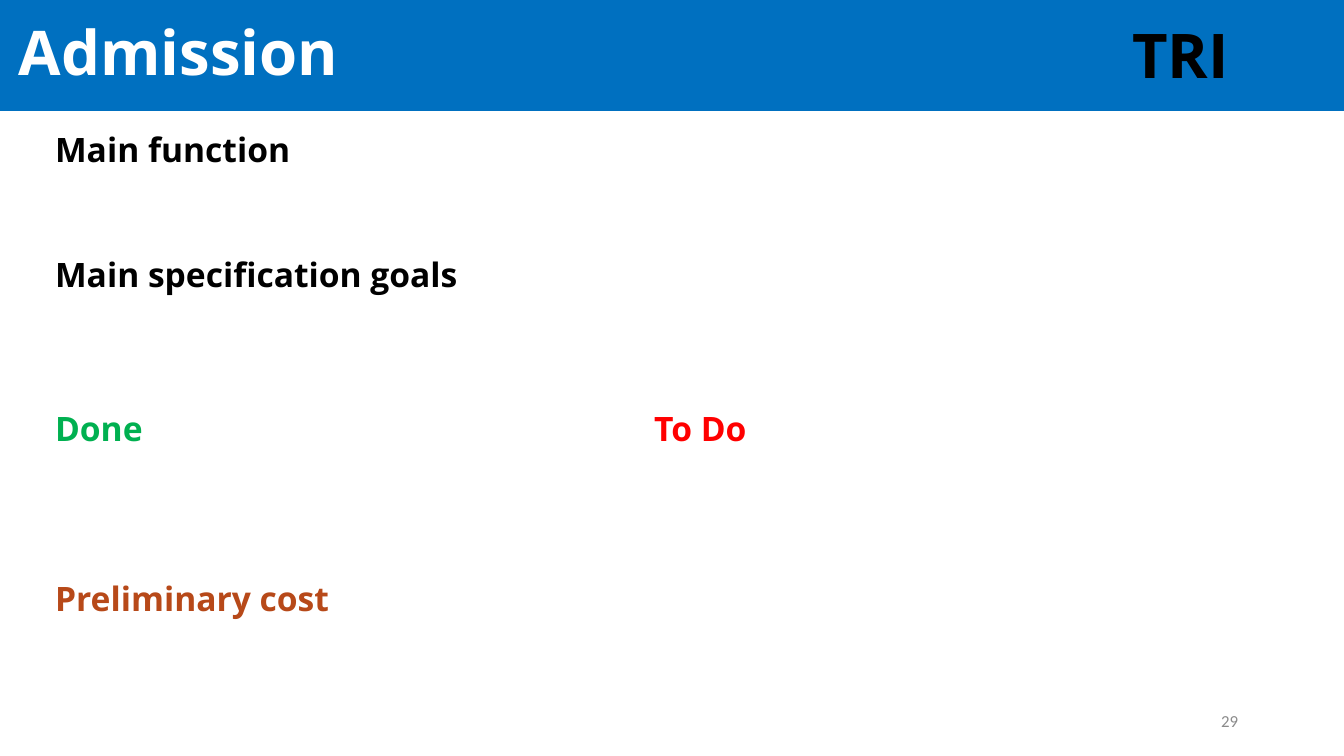
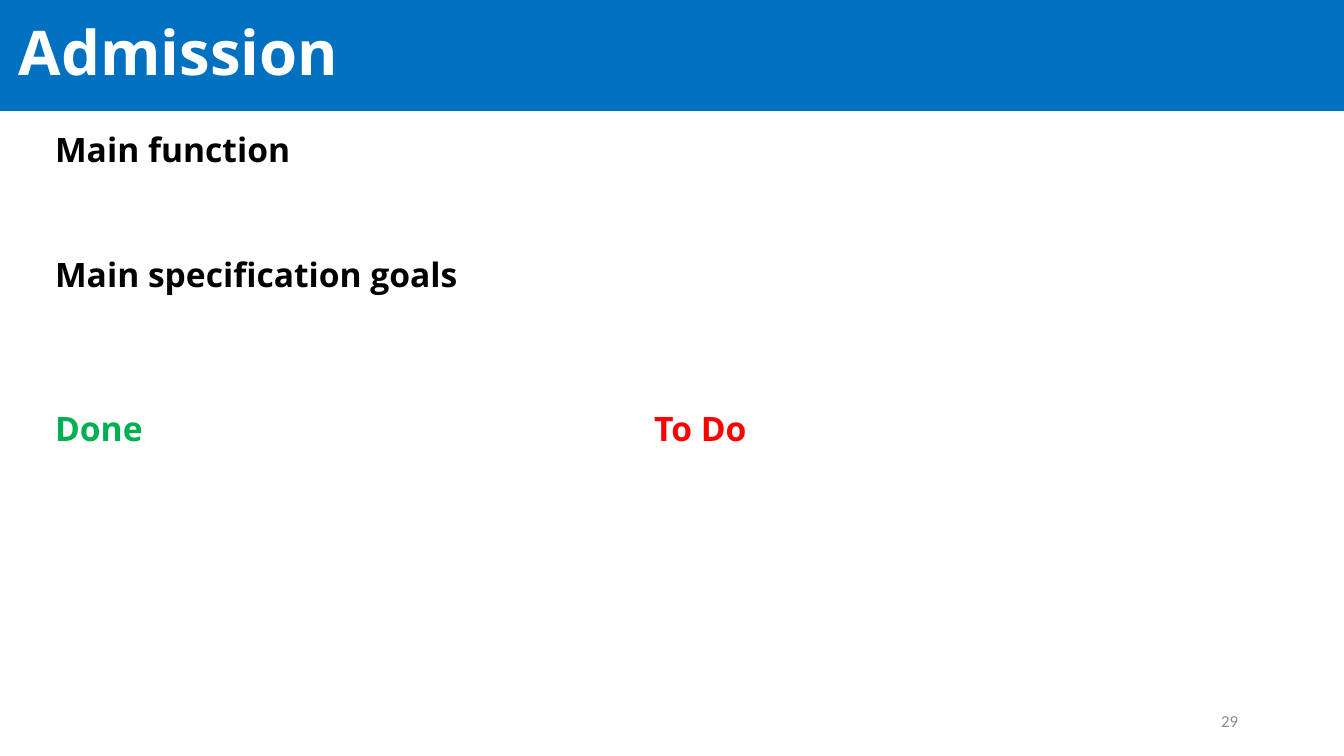
Before and after one commit to EOSCogniton/Ressources2020, a slide deck: slide 29 of TO_TOPs/05_Top_Synth/Template v2.0.pptx. Drawn at 1344x756 pixels with LibreOffice and Linux fonts; fonts in the diff are those of the drawing; background and template pictures are left out. Boxes give left, top, right and bottom in pixels: in the first picture for what was removed or moved away, otherwise in the second. Text is boxed around its words. In the diff, an @@ line names an element or a change of style, - is before the commit and + after.

```diff
--- a/TO_TOPs/05_Top_Synth/Template v2.0.pptx
+++ b/TO_TOPs/05_Top_Synth/Template v2.0.pptx
@@ text removed at (x1=1132, y1=34, x2=1229, y2=78) @@
-TRI
@@ text removed at (x1=55, y1=585, x2=329, y2=619) @@
-Preliminary cost
```
Also in this commit, not shown: 39 other slides changed.
